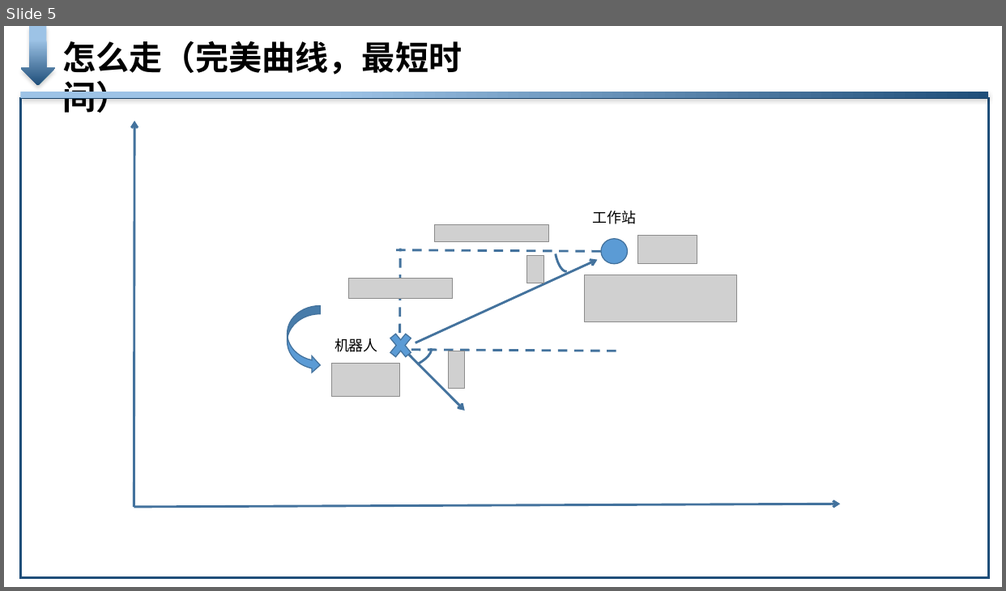
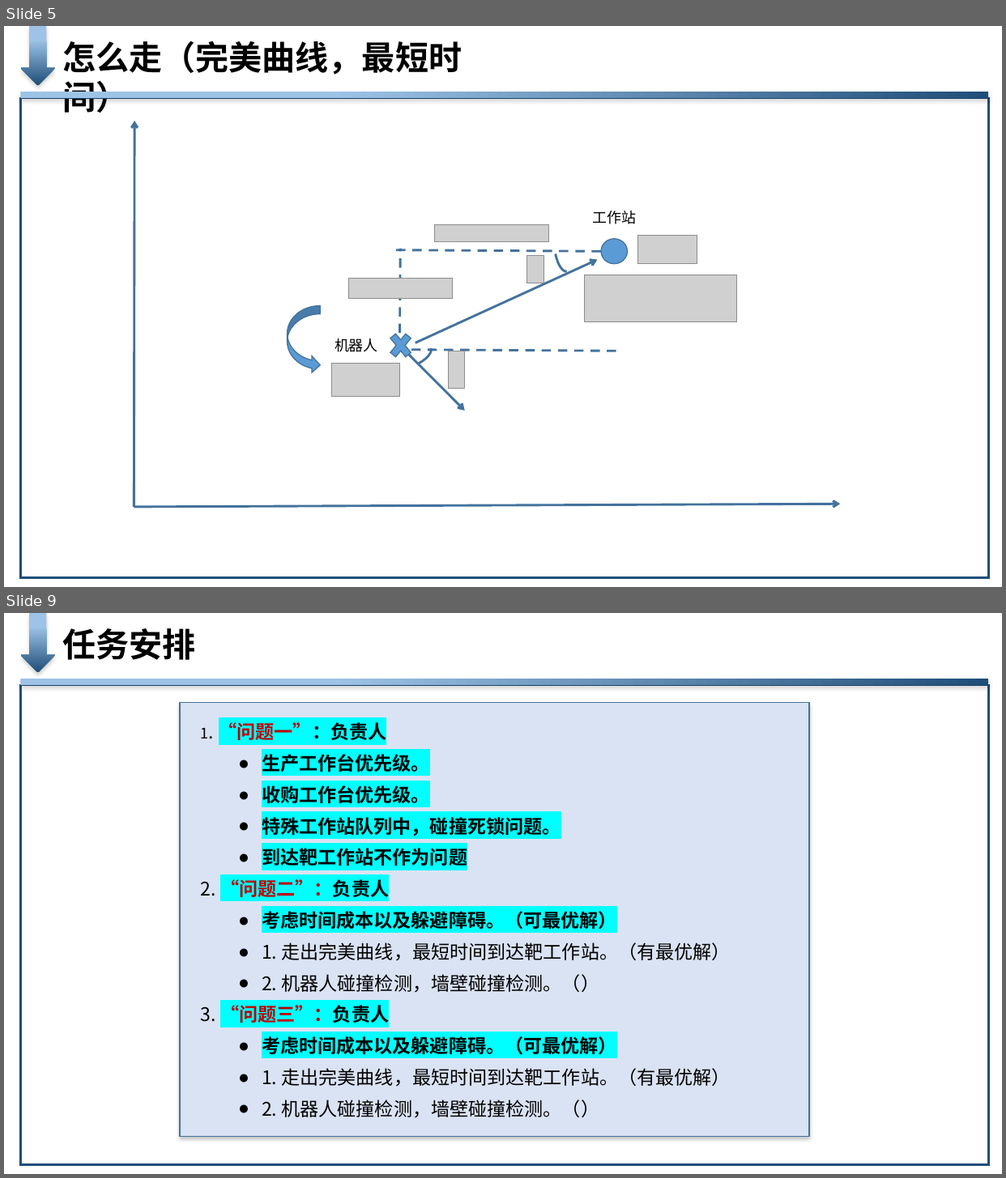
Before and after one commit to liuyishoua/robot_solution, a slide deck: 华为挑战赛-更新中-思路简图.pptx. Shown one above the other, each under a label of ours: slide 5 before the commit, slides 5 and 9 after it; the slides between them are not shown. The pictures are 1006x591 and 1006x1178 pixels, drawn with LibreOffice and Linux fonts; fonts in the diff are those of the drawing; grey boxes stand for pictures. Boxes give left, top, right and bottom in pixels: in the first picture for what was removed or moved away, otherwise in the second. Text is boxed around its words. In the diff, an @@ line names an element or a change of style, - is before the commit and + after.

```diff
--- a/华为挑战赛-更新中-思路简图.pptx
+++ b/华为挑战赛-更新中-思路简图.pptx
@@ slide 9 added at box(4, 613, 1002, 1174), background #FFFFFF @@
@@ down arrow added at box(20, 613, 55, 672), fill gradient #9DC3E6 to #1F4E79 @@
@@ text added at box(62, 628, 195, 660), 32 pt, text #000000, bold @@
+任务安排
@@ rectangle added at box(20, 685, 988, 1165), outline #1F4E79 2.25 pt @@
@@ rectangle added at box(20, 679, 988, 685), fill gradient #9DC3E6 to #1F4E79 @@
@@ rectangle added at box(180, 702, 809, 1136), fill #DAE3F3, outline #43739E 1 pt @@
@@ text added at box(201, 720, 730, 1118), 18 pt, text #000000, bold @@
+1. “问题一”：负责人
+  ● 生产工作台优先级。
+  ● 收购工作台优先级。
+  ● 特殊工作站队列中，碰撞死锁问题。
+  ● 到达靶工作站不作为问题
+2. “问题二”：负责人
+    ● 考虑时间成本以及躲避障碍。（可最优解）
+  ● 1. 走出完美曲线，最短时间到达靶工作站。（有最优解）
+  ● 2. 机器人碰撞检测，墙壁碰撞检测。（）
+3. “问题三”：负责人
+    ● 考虑时间成本以及躲避障碍。（可最优解）
+  ● 1. 走出完美曲线，最短时间到达靶工作站。（有最优解）
+  ● 2. 机器人碰撞检测，墙壁碰撞检测。（）
```
Also in this commit, not shown: 2 slides changed, 1 other slide added, 2 other files.
